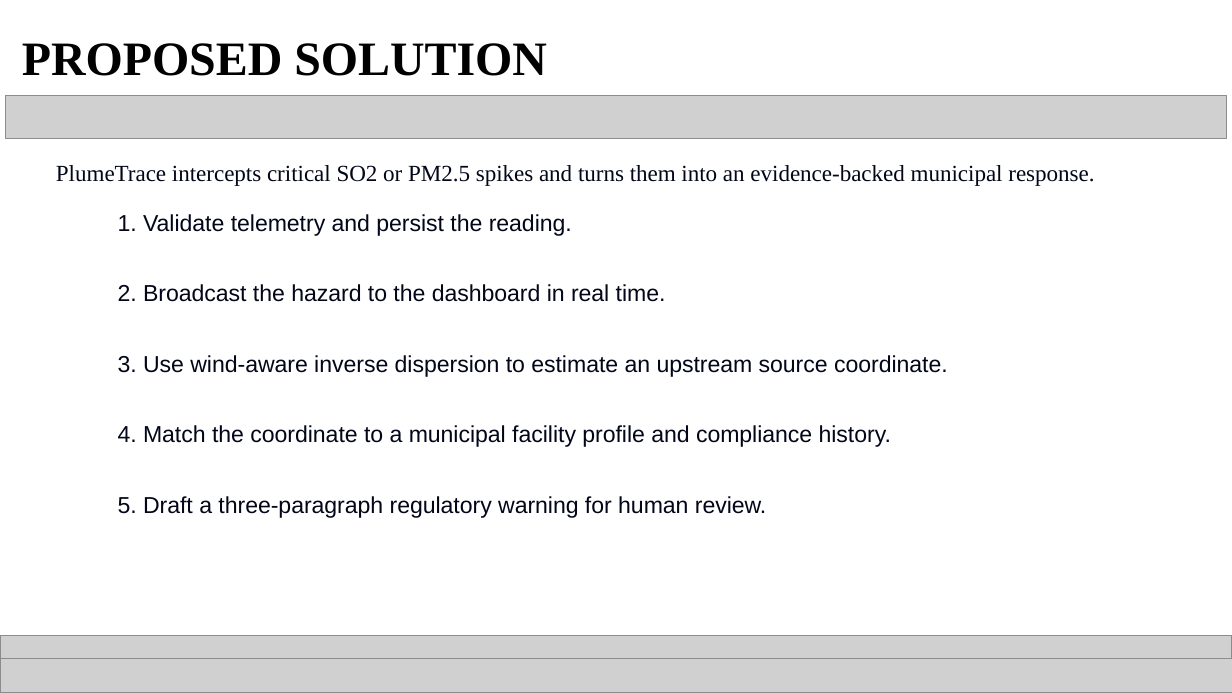
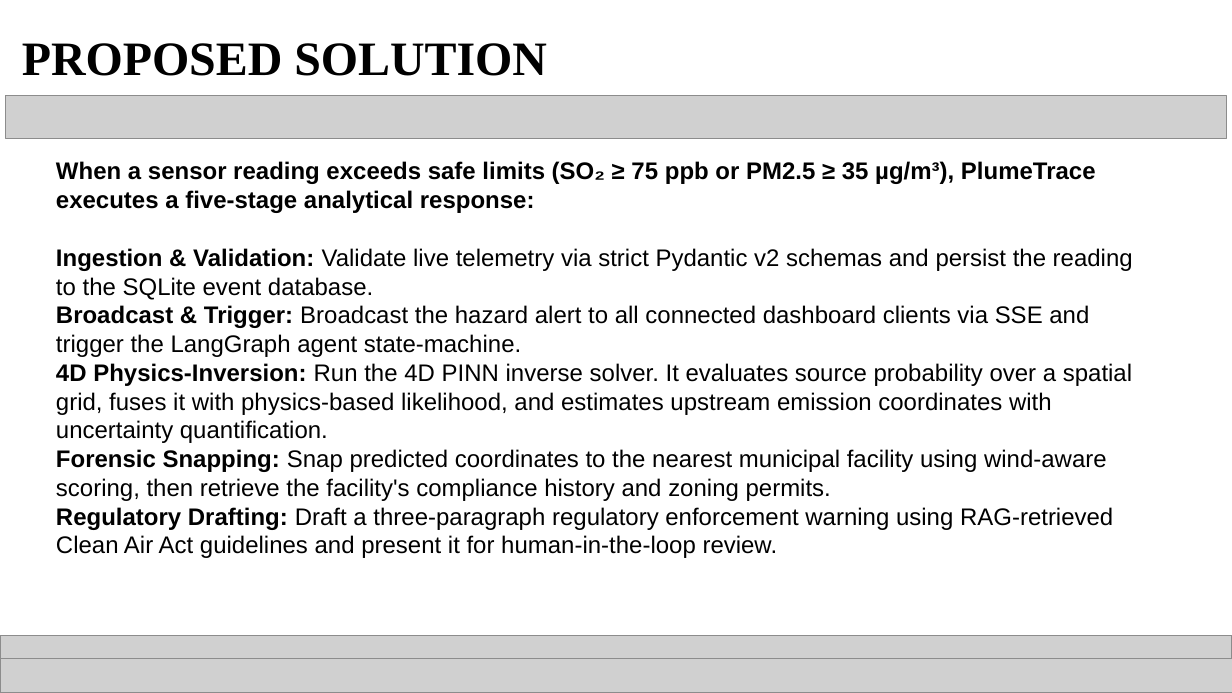
Before and after one commit to sudu787/Plumetrace, a slide deck: slide 6 of PlumeTrace_SmartAIthon_2026_Round1_Filled.pptx. Drawn at 1232x693 pixels with LibreOffice and Linux fonts; fonts in the diff are those of the drawing; grey boxes stand for pictures. Boxes give left, top, right and bottom in pixels: in the first picture for what was removed or moved away, otherwise in the second. Text is boxed around its words. In the diff, an @@ line names an element or a change of style, - is before the commit and + after.

Commit message:
Finalizing PlumeTrace project architecture, 4D PINN integration, and presentations

```diff
--- a/PlumeTrace_SmartAIthon_2026_Round1_Filled.pptx
+++ b/PlumeTrace_SmartAIthon_2026_Round1_Filled.pptx
@@ title at [56,161,1133,558]: text changed; size 13.5 to 14 pt; text colour #020618 to #000000 @@
-PlumeTrace intercepts critical SO2 or PM2.5 spikes and turns them into an evidence-backed municipal response.
-1. Validate telemetry and persist the reading.
-2. Broadcast the hazard to the dashboard in real time.
-3. Use wind-aware inverse dispersion to estimate an upstream source coordinate.
-4. Match the coordinate to a municipal facility profile and compliance history.
-5. Draft a three-paragraph regulatory warning for human review.
+When a sensor reading exceeds safe limits (SO₂ ≥ 75 ppb or PM2.5 ≥ 35 µg/m³), PlumeTrace executes a five-stage analytical response:
+Ingestion & Validation: Validate live telemetry via strict Pydantic v2 schemas and persist the reading to the SQLite event database.
+Broadcast & Trigger: Broadcast the hazard alert to all connected dashboard clients via SSE and trigger the LangGraph agent state-machine.
+4D Physics-Inversion: Run the 4D PINN inverse solver. It evaluates source probability over a spatial grid, fuses it with physics-based likelihood, and estimates upstream emission coordinates with uncertainty quantification.
+Forensic Snapping: Snap predicted coordinates to the nearest municipal facility using wind-aware scoring, then retrieve the facility's compliance history and zoning permits.
+Regulatory Drafting: Draft a three-paragraph regulatory enforcement warning using RAG-retrieved Clean Air Act guidelines and present it for human-in-the-loop review.
```
Also in this commit, not shown: 9 other slides changed, 1 slide added, 1 slide removed, 16 other files.
